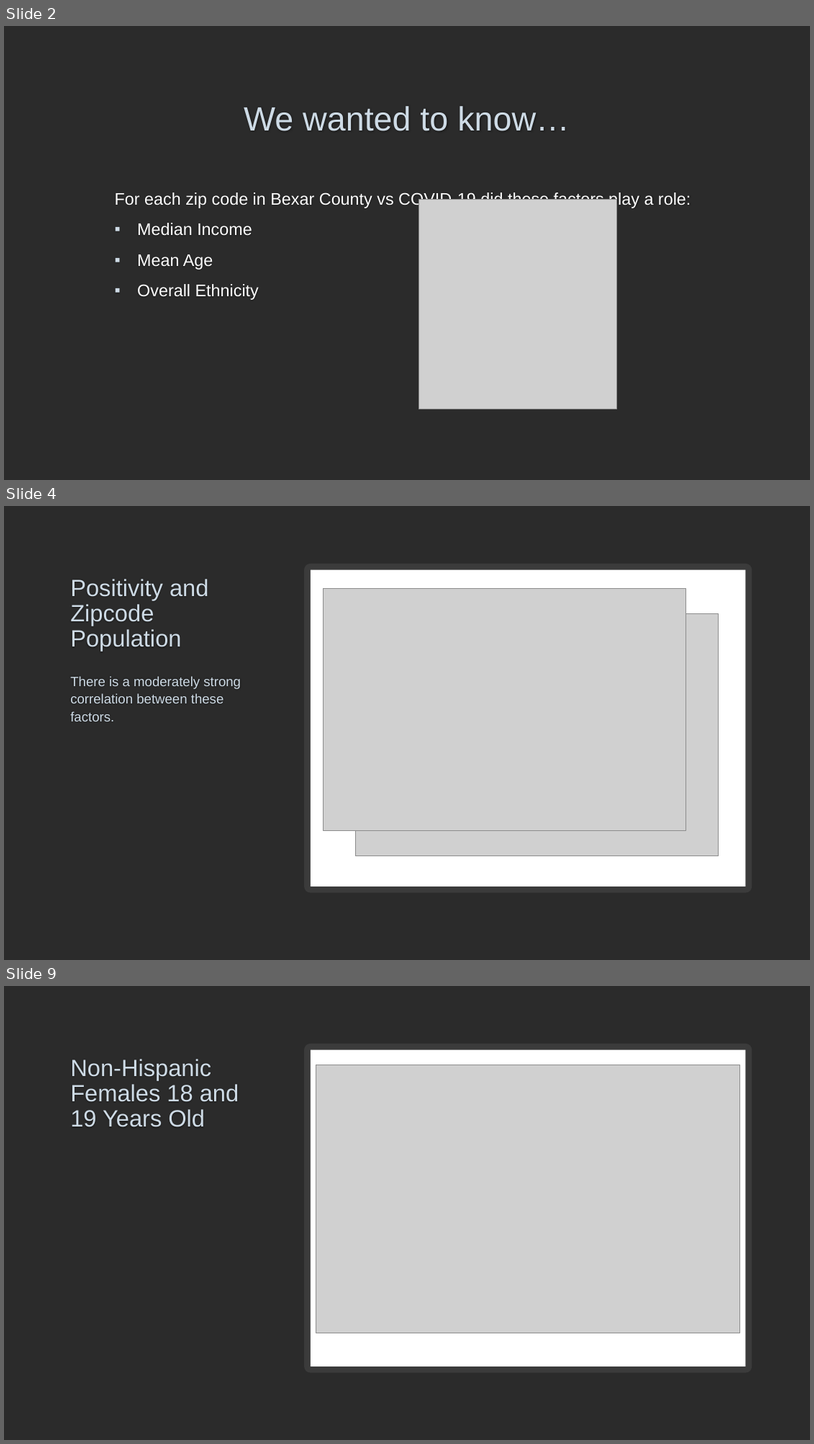
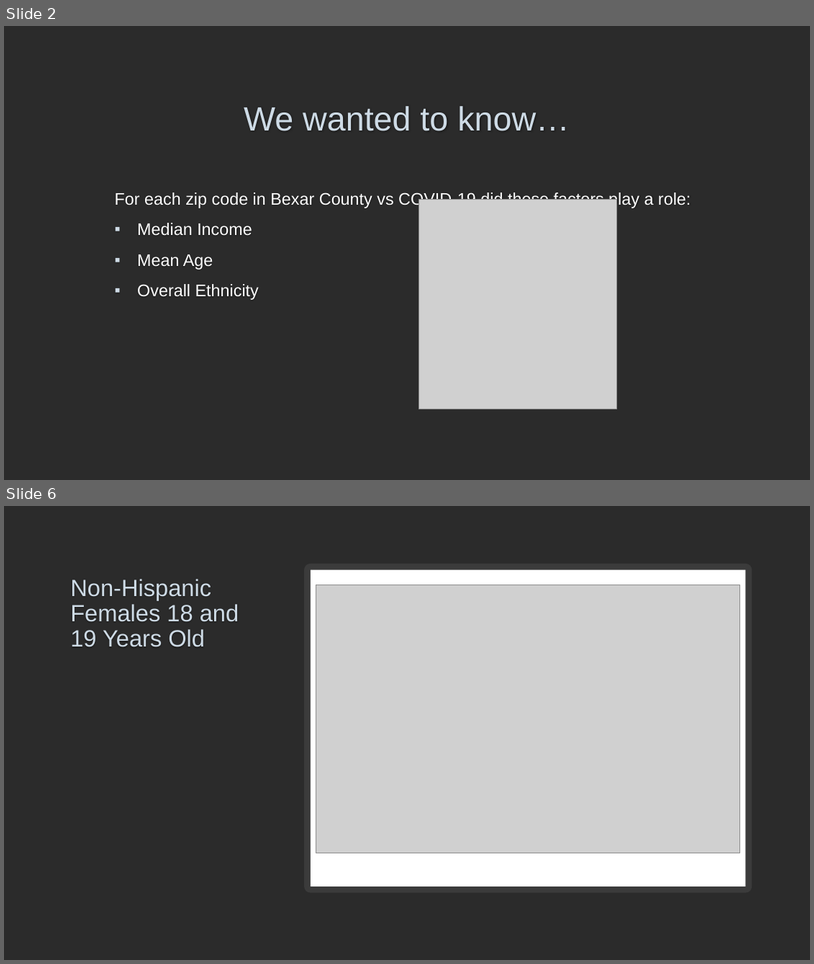
Before and after one commit to bakerv/COVID19, a slide deck: Bexar County COVID-19 by the Numbers.pptx. Shown one above the other, each under a label of ours: slides 2, 4 and 9 before the commit, slides 2 and 6 after it; the slides between them are not shown. The pictures are 814x1444 and 814x964 pixels, drawn with LibreOffice and Linux fonts; fonts in the diff are those of the drawing; grey boxes stand for pictures; background and template pictures are left out; a plain dark background stands for a picture behind light text. Boxes give left, top, right and bottom in pixels: in the first picture for what was removed or moved away, otherwise in the second. Text is boxed around its words. In the diff, an @@ line names an element or a change of style, - is before the commit and + after.

```diff
--- a/Bexar County COVID-19 by the Numbers.pptx
+++ b/Bexar County COVID-19 by the Numbers.pptx
@@ slide 4 removed at [4,506,810,960], background picture (left out) @@
@@ rectangle removed at [311,570,746,886] @@
@@ title removed at [70,579,208,651] @@
-Positivity and Zipcode Population
@@ picture removed at [324,588,687,830] @@
@@ picture removed at [356,614,719,856] @@
@@ text removed at [70,676,241,721] @@
-There is a moderately strong correlation between these factors.
@@ what was slide 9 is now slide 6 @@
```
Also in this commit, not shown: 3 slides changed, 4 slides added, 2 other slides removed.
